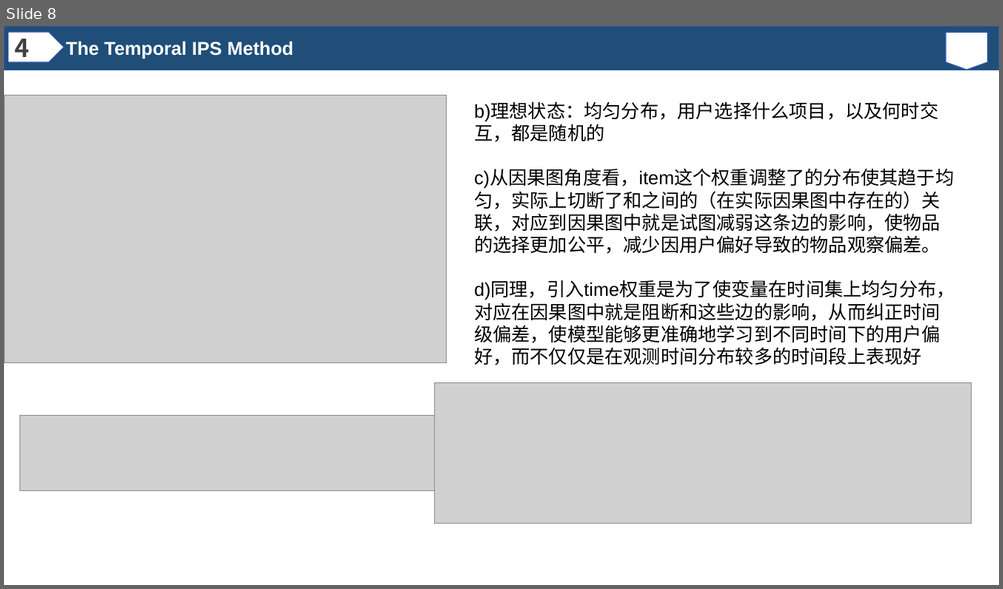
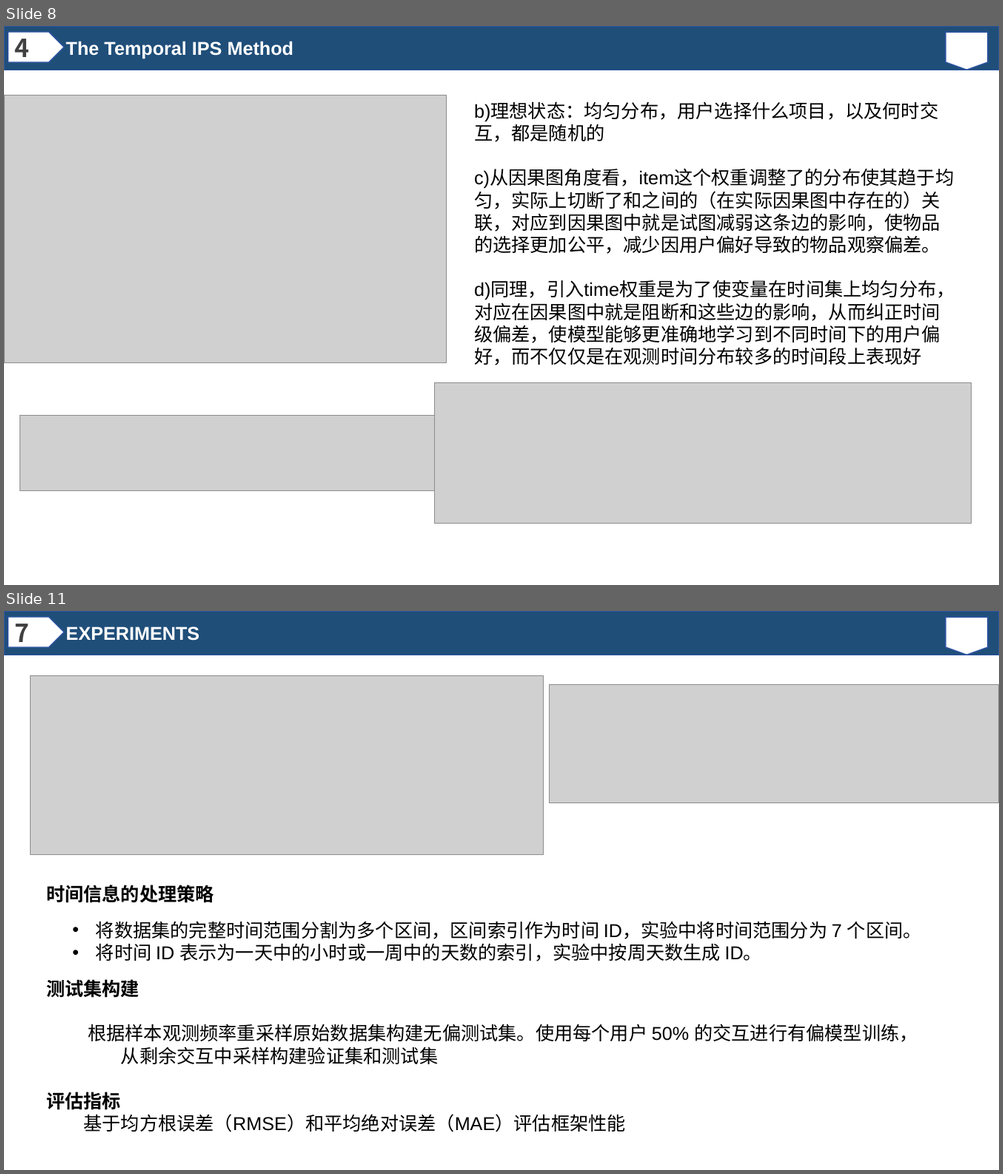
Before and after one commit to cpu135/literature-review, a slide deck: 动态偏差/因果纠偏时间感知推荐/新建 PPTX 演示文稿.pptx. Shown one above the other, each under a label of ours: slide 8 before the commit, slides 8 and 11 after it; the slides between them are not shown. The pictures are 1003x589 and 1003x1174 pixels, drawn with LibreOffice and Linux fonts; fonts in the diff are those of the drawing; grey boxes stand for pictures. Boxes give left, top, right and bottom in pixels: in the first picture for what was removed or moved away, otherwise in the second. Text is boxed around its words. In the diff, an @@ line names an element or a change of style, - is before the commit and + after.

```diff
--- a/动态偏差/因果纠偏时间感知推荐/新建 PPTX 演示文稿.pptx
+++ b/动态偏差/因果纠偏时间感知推荐/新建 PPTX 演示文稿.pptx
@@ slide 11 added at box(4, 611, 999, 1170), background #FFFFFF @@
@@ rectangle added at box(4, 611, 999, 655), fill #1F4E79, outline #2E54A1 1 pt @@
@@ pentagon arrow added at box(8, 617, 64, 647), fill #FFFFFF, outline #2E54A1 1 pt @@
@@ text added at box(15, 617, 30, 649), 24 pt, text #404040, bold @@
+7
@@ text added at box(66, 627, 199, 641), 18 pt, text #FFFFFF, bold @@
+EXPERIMENTS
@@ flow chart offpage connector added at box(945, 617, 987, 655), fill #FFFFFF, outline #2E54A1 1 pt @@
@@ picture added at box(30, 676, 543, 855) @@
@@ picture added at box(549, 685, 999, 803) @@
@@ text added at box(46, 885, 214, 903), 18 pt, text #000000, bold @@
+时间信息的处理策略
@@ text added at box(96, 921, 922, 962), 18 pt, text #000000 @@
+• 将数据集的完整时间范围分割为多个区间，区间索引作为时间 ID，实验中将时间范围分为 7 个区间。
+• 将时间 ID 表示为一天中的小时或一周中的天数的索引，实验中按周天数生成 ID。
@@ text added at box(46, 980, 917, 1065), 18 pt, text #000000 @@
+测试集构建
+根据样本观测频率重采样原始数据集构建无偏测试集。使用每个用户 50% 的交互进行有偏模型训练， 从剩余交互中采样构建验证集和测试集
@@ text added at box(46, 1092, 626, 1133), 18 pt, text #000000 @@
+评估指标
+基于均方根误差（RMSE）和平均绝对误差（MAE）评估框架性能
```
Also in this commit, not shown: 1 slide changed, 5 other slides added, 1 slide removed.
